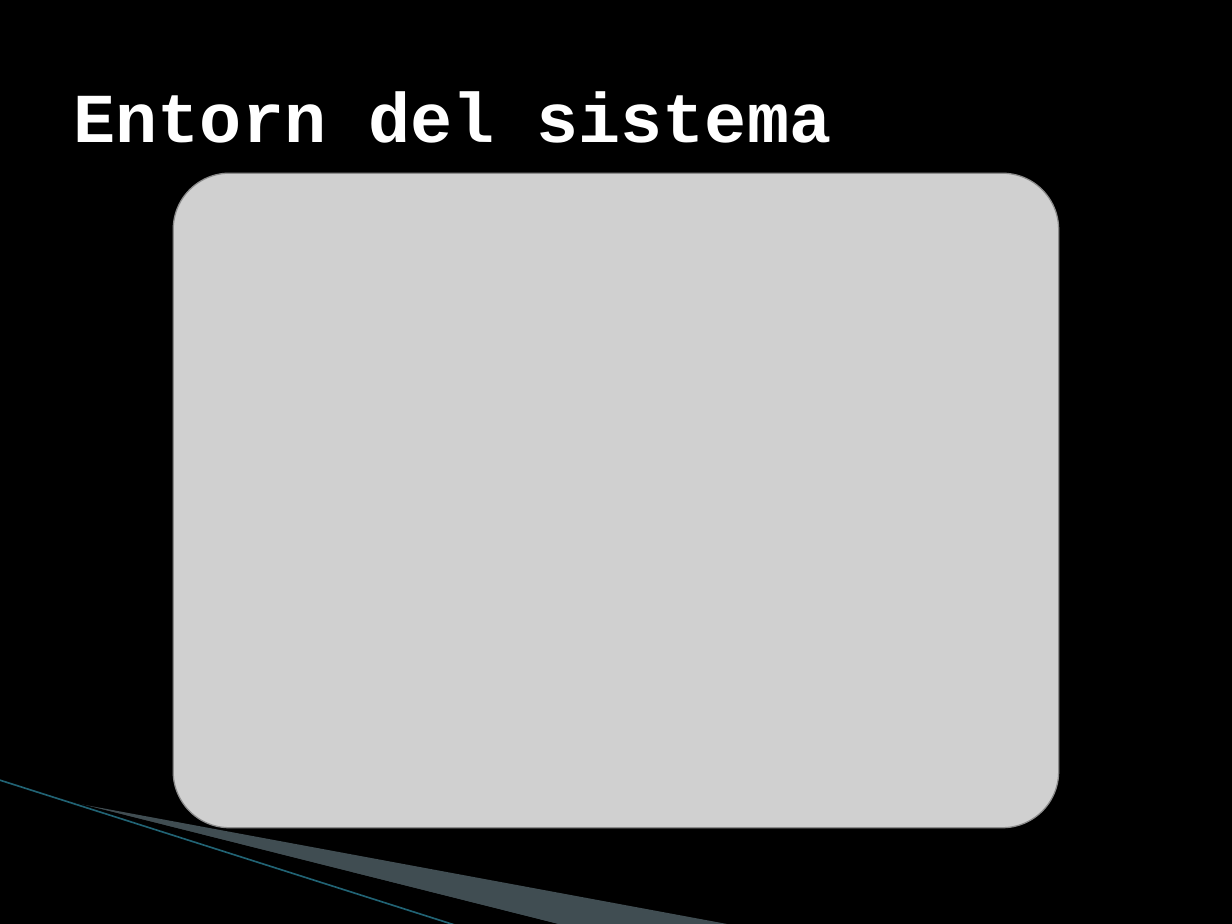
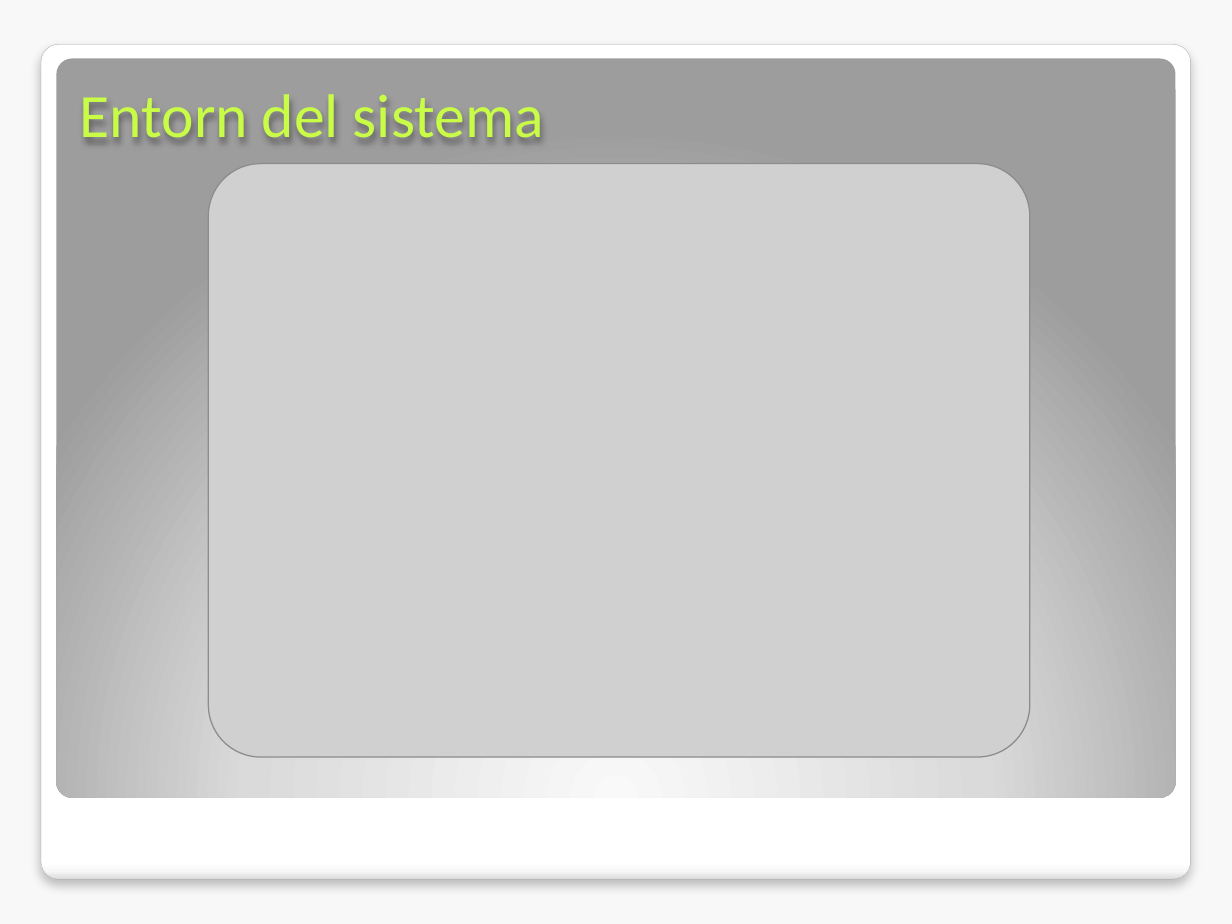
Before and after one commit to rxuriguera/pxc2, a slide deck: slide 3 of docs/Speerker.pptx. Drawn at 1232x924 pixels with LibreOffice and Linux fonts; fonts in the diff are those of the drawing; grey boxes stand for pictures; background and template pictures are left out. Boxes give left, top, right and bottom in pixels: in the first picture for what was removed or moved away, otherwise in the second. Text is boxed around its words. In the diff, an @@ line names an element or a change of style, - is before the commit and + after.

```diff
--- a/docs/Speerker.pptx
+++ b/docs/Speerker.pptx
@@ background picture (left out) to #F8F8F8 @@
@@ rounded rectangle added at box(41, 44, 1190, 880), fill gradient #FFFFFF to #F7F7F7 to #DADADA, outline #A4A4A4 0.16 pt @@
@@ rounded rectangle added at box(57, 58, 1175, 797), fill gradient #FAFAFA to #DBDBDB to #9D9D9D @@
@@ title "Entorn del sistema" at box(80, 94, 544, 141): size 41 to 36 pt, font Courier New to Calibri, text colour #FFFFFF to #C9FC48, bold off; vertical alignment middle to top @@
@@ picture: place and size @@
-picture at box(174, 174, 1060, 828)
+picture at box(208, 164, 1030, 758)
@@ freeform shape removed at box(96, 674, 609, 869) @@
@@ freeform shape removed at box(0, 780, 505, 893) @@
@@ line removed from (0, 780) to (457, 924) @@
```
Also in this commit, not shown: 4 other slides changed, 3 slides added, 1 slide removed.
